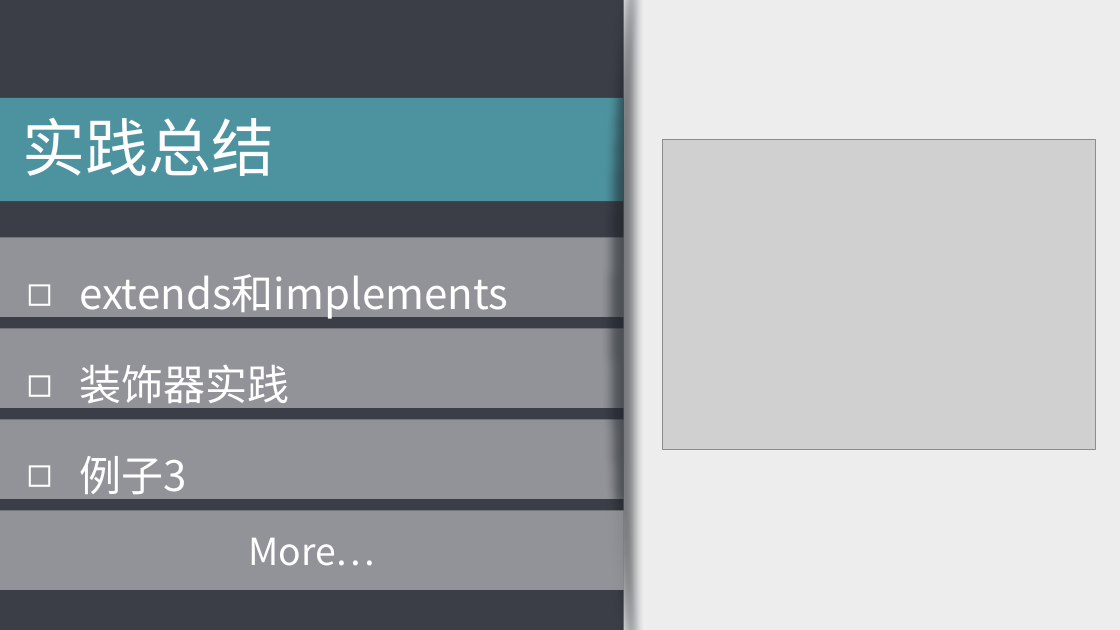
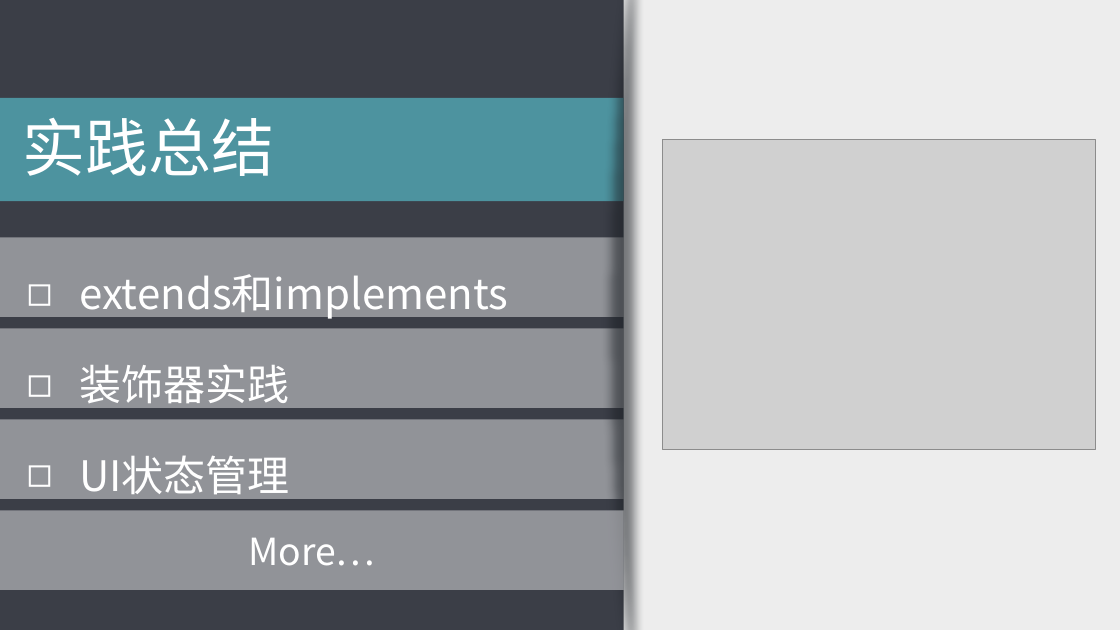
Before and after one commit to wangcherry/typescript-demo, a slide deck: slide 3 of doc/ts实践总结&ts3特性.pptx. Drawn at 1120x630 pixels with LibreOffice and Linux fonts; fonts in the diff are those of the drawing; grey boxes stand for pictures; background and template pictures are left out. Boxes give left, top, right and bottom in pixels: in the first picture for what was removed or moved away, otherwise in the second. Text is boxed around its words. In the diff, an @@ line names an element or a change of style, - is before the commit and + after.

Commit message:
change: ts解析例子

```diff
--- a/doc/ts实践总结&ts3特性.pptx
+++ b/doc/ts实践总结&ts3特性.pptx
@@ text at [79, 455, 290, 501]: text changed @@
-◻ 例子3
+◻ UI状态管理
```
Also in this commit, not shown: 2 slides added, 6 other files.
